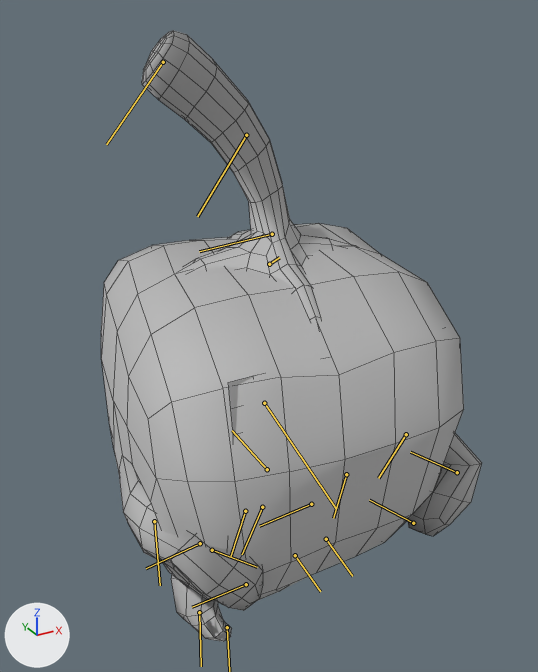
The FBX model Assets/Resources/Models/Character/PepperGameplayAnimations_Current.fbx: old version first, new version second.
Camera for both pictures: a 50 mm lens placed at (-0.0155, -0.0298, 0.0303), pointed at (-0.0002, -0.002, 0.0164). The axes (+X, +Y, +Z) are drawn at lower left. The lights are the same throughout. Both versions are drawn at frame 185 of the action 'Take 001'; the numbers are the values there. The bones that bend it are drawn over the model as lines. Mesh edges are drawn as thin lines.

Names of what the first picture shows: 'CH_Pepper_LowHigh_LL'.
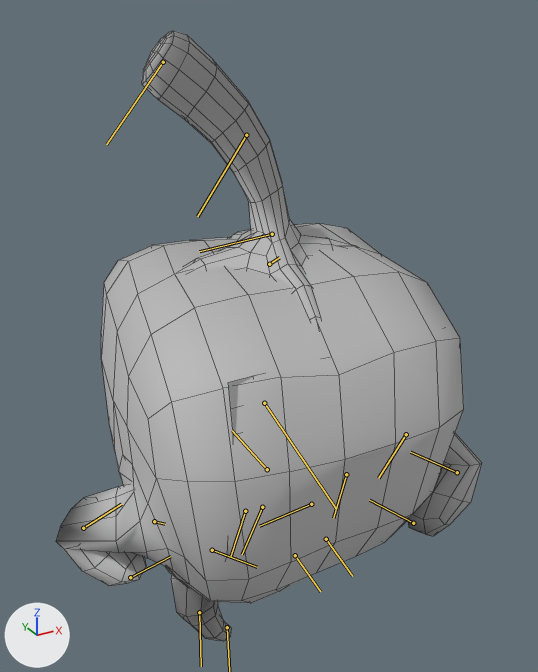
Boxes [x1, y1, x2, y2] around the edits, measured in the pictures (538 x 672 px):
'CH_Pepper_LowHigh_LL', posed (12% wider): before [101, 30, 482, 641]; after [56, 30, 482, 641]
bone 'R_Shoulder_J', root to tip: before (154, 521) to (160, 585); after (154, 521) to (165, 524)
bone 'R_Elbow_J', root to tip: before (200, 543) to (146, 568); after (83, 528) to (121, 504)

The edits, one by one:
Bone 'R_Shoulder_J' (bone_r_shoulder_j) turns from (85, -59, -111) to (-20, 37, 3) degrees about its own x, y and z.
Bone 'R_Elbow_J' (bone_r_elbow_j) turns from (0, -30, 32) to (0, -69, 105) degrees about its own x, y and z.
